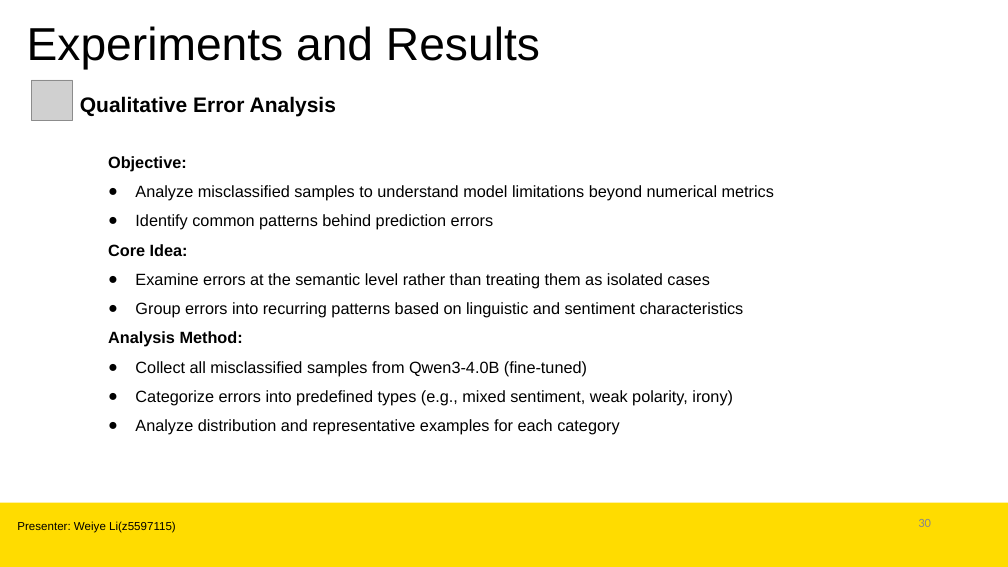
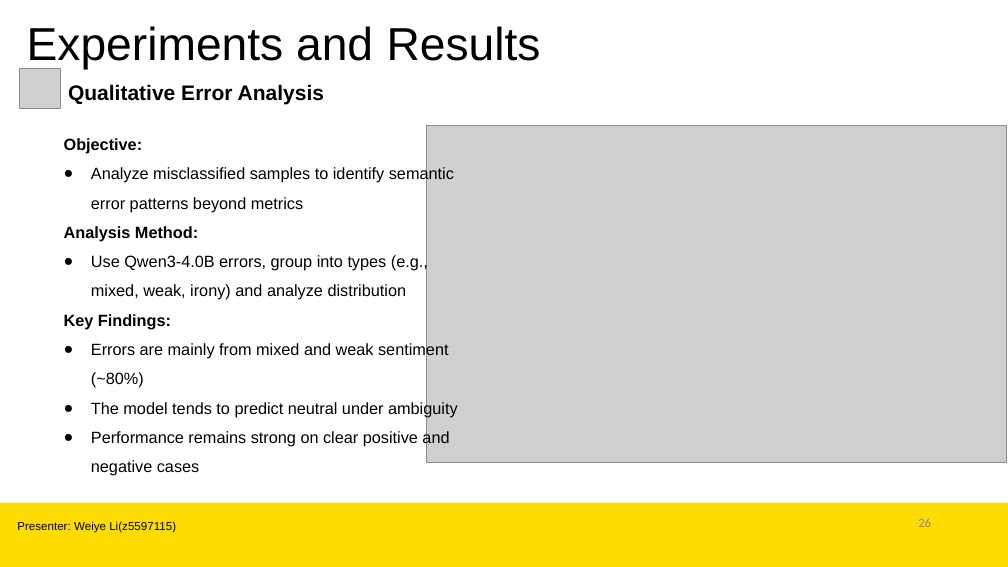
Before and after one commit to SenRanja/CloseClaw, a slide deck: slide 26 of presentation/CloseClowPresentation.pptx (slide 30 before the commit). Drawn at 1008x567 pixels with LibreOffice and Linux fonts; fonts in the diff are those of the drawing; grey boxes stand for pictures; background and template pictures are left out. Boxes give left, top, right and bottom in pixels: in the first picture for what was removed or moved away, otherwise in the second. Text is boxed around its words. In the diff, an @@ line names an element or a change of style, - is before the commit and + after.

Commit message:
update the slides

```diff
--- a/presentation/CloseClowPresentation.pptx
+++ b/presentation/CloseClowPresentation.pptx
@@ picture: place and size @@
-picture at <box>32,80,73,120</box>
+picture at <box>20,68,60,108</box>
@@ text "Qualitative Error Analysis": place and size @@
-text "Qualitative Error Analysis" at <box>80,96,336,116</box>
+text "Qualitative Error Analysis" at <box>68,84,324,104</box>
@@ text added at <box>64,138,458,476</box>, 15.5 pt, text #000000 @@
+Objective:
+● Analyze misclassified samples to identify semantic error patterns beyond metrics
+Analysis Method:
+● Use Qwen3-4.0B errors, group into types (e.g., mixed, weak, irony) and analyze distribution
+Key Findings:
+● Errors are mainly from mixed and weak sentiment (~80%)
+● The model tends to predict neutral under ambiguity
+● Performance remains strong on clear positive and negative cases
@@ picture added at <box>426,126,1006,463</box> @@
@@ text removed at <box>108,156,774,435</box> @@
-Objective:
-● Analyze misclassified samples to understand model limitations beyond numerical metrics
-● Identify common patterns behind prediction errors
-Core Idea:
-● Examine errors at the semantic level rather than treating them as isolated cases
-● Group errors into recurring patterns based on linguistic and sentiment characteristics
-Analysis Method:
-● Collect all misclassified samples from Qwen3-4.0B (fine-tuned)
-● Categorize errors into predefined types (e.g., mixed sentiment, weak polarity, irony)
-● Analyze distribution and representative examples for each category
@@ page number at <box>918,518,931,527</box>: text changed @@
-30
+26
```
Also in this commit, not shown: 4 other slides changed, 1 slide added, 6 slides removed, 2 other files.
